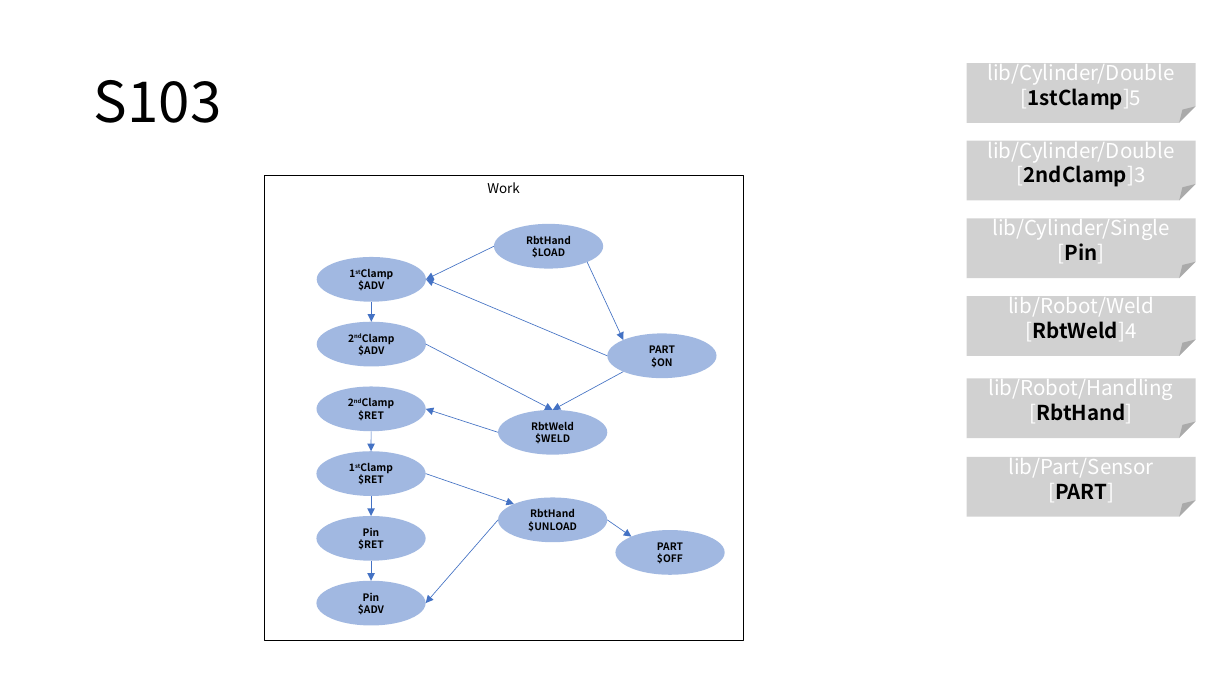
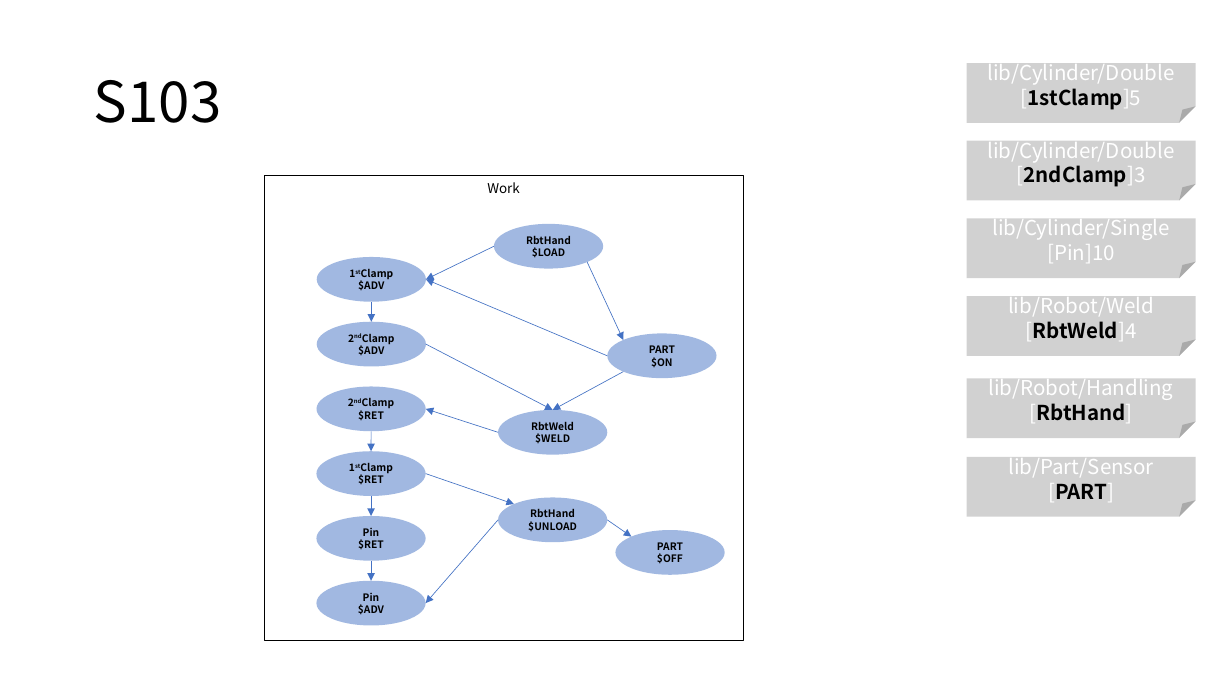
Before and after one commit to DualsoftDev/ds, a slide deck: slide 4 of DsDotNet/src/UnitTest/UnitTest.Model/ImportOfficeExample/Sample/s_car.pptx. Drawn at 1232x693 pixels with LibreOffice and Linux fonts; fonts in the diff are those of the drawing. Boxes give left, top, right and bottom in pixels: in the first picture for what was removed or moved away, otherwise in the second. Text is boxed around its words. In the diff, an @@ line names an element or a change of style, - is before the commit and + after.

```diff
--- a/DsDotNet/src/UnitTest/UnitTest.Model/ImportOfficeExample/Sample/s_car.pptx
+++ b/DsDotNet/src/UnitTest/UnitTest.Model/ImportOfficeExample/Sample/s_car.pptx
@@ text in folded corner at [1047, 244, 1115, 260]: text changed; text colour #000000 to #FFFFFF; bold off @@
-[Pin]
+[Pin]10
```
Also in this commit, not shown: 19 other slides changed, 4 other files.
